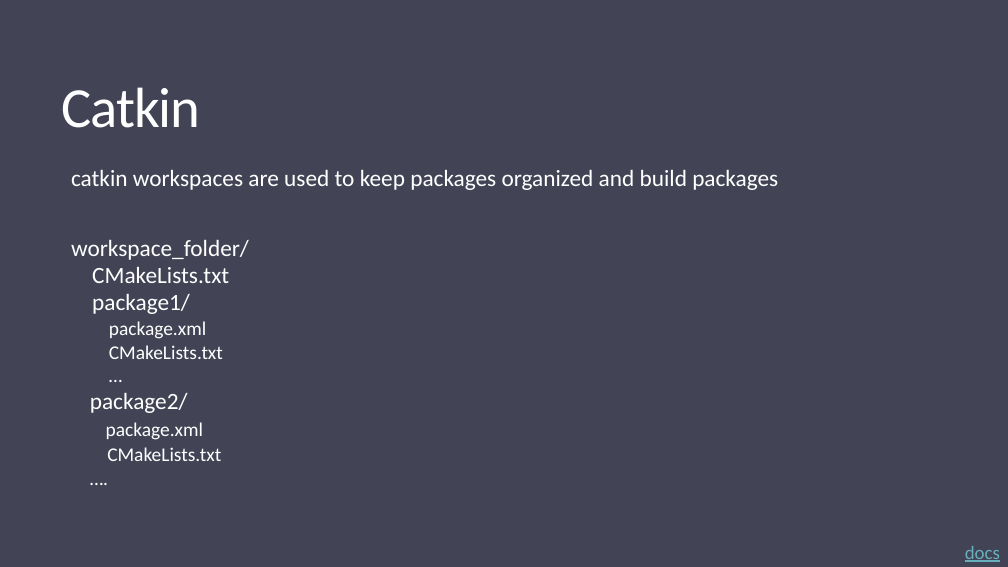
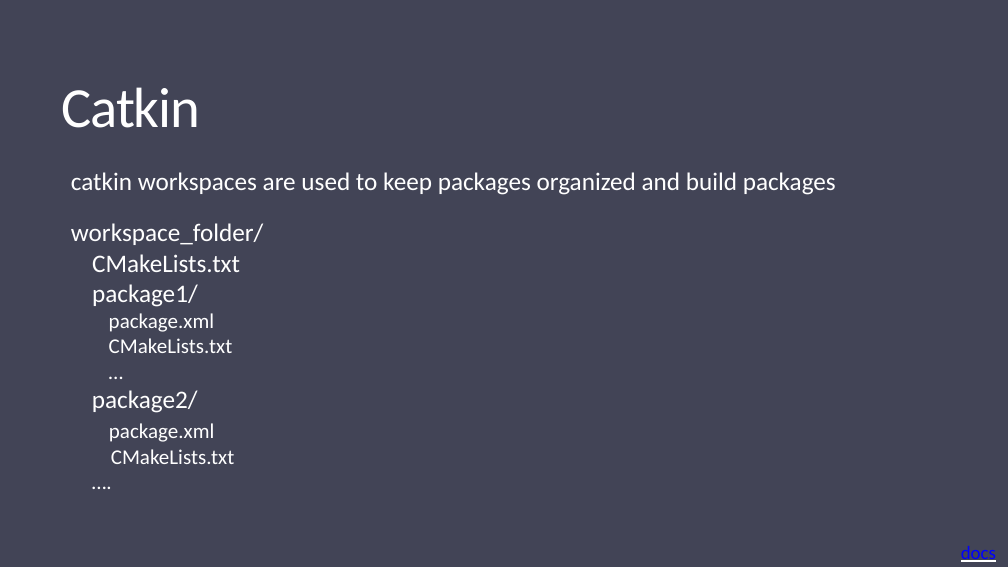
Before and after one commit to ObjExtract/ROS-Spring2019, a slide deck: slide 15 of ROS Course Week 2.pptx. Drawn at 1008x567 pixels with LibreOffice and Linux fonts; fonts in the diff are those of the drawing. Boxes give left, top, right and bottom in pixels: in the first picture for what was removed or moved away, otherwise in the second. Text is boxed around its words. In the diff, an @@ line names an element or a change of style, - is before the commit and + after.

```diff
--- a/ROS Course Week 2.pptx
+++ b/ROS Course Week 2.pptx
@@ text "catkin workspaces are used to ..." at bbox=[71, 172, 836, 464]: size 22.2 to 24 pt in "catkin workspaces are used to keep packages ...", "workspace_folder/", "CMakeLists.txt", "package1/" and 1 more places; size 18.5 to 20 pt in "package.xml", "CMakeLists.txt", "…", "package.xml" and 2 more places; line spacing 0.75 to 0.85; less space between paragraphs; indent changed; line spacing 0.75 to 1; list level 3 to 1 in "package2/"; list level 3 to 1 in "package.xml"; list level 3 to 1 in "CMakeLists.txt"; list level 3 to 1 in "…." @@
@@ text "docs" at bbox=[961, 546, 996, 562]: text colour #67AFBD to #0000FF @@
```
Also in this commit, not shown: 17 other slides changed, 1 other file.
